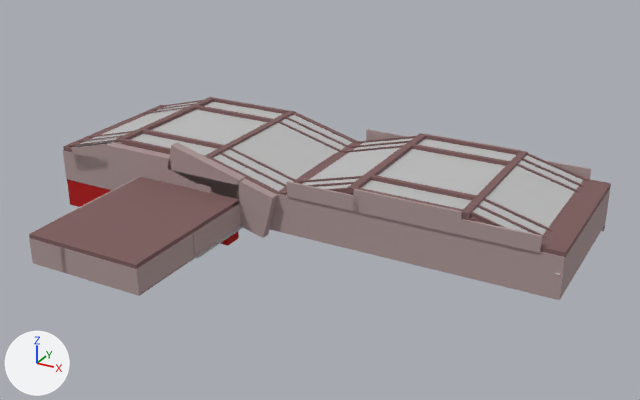
One commit to the glTF model vegas-101/assets/models/vegas_map.glb: the scene before it, then after it.
Before and after are seen from a 50 mm lens placed at (271.0, -893.0, 457.0), pointed at (-191.0, -53.0, 37.0). The lights are fixed; the arrows at lower left show +X, +Y and +Z. The first picture is the older version. Vertices at exactly the same position are counted once.

Names of what the first picture shows: 'Roblox reference geometry'.
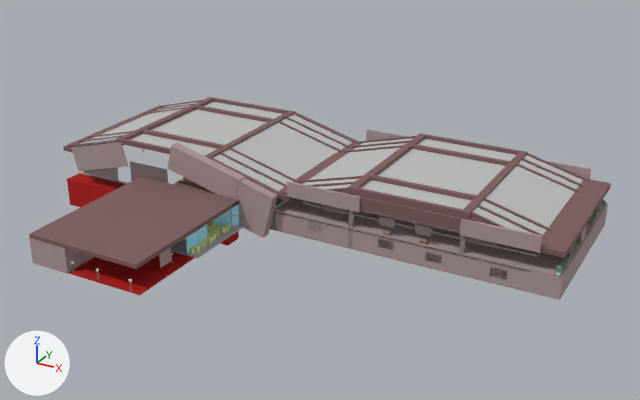
Location of each change, [x1, y1, x2, y2] in pixels of the pictures (640 x 400 px):
part 1 of me_roblox_reference_geometry, deleted: before [159, 104, 610, 300]
part 2 of me_roblox_reference_geometry, cut back: before [38, 134, 610, 296]

The change in detail:
me_roblox_reference_geometry is used by ob_roblox_reference_geometry; location (0.0, 0.0, 0.0).
me_roblox_reference_geometry had 17375 vertices, 27010 faces and spanned x -564.0..105.0, y -284.0..124.0, z -37.0..87.0.
me_roblox_reference_geometry now has 16582 vertices, 25274 faces and spans x -564.0..105.0, y -284.0..124.0, z -37.0..87.0.
me_roblox_reference_geometry part 1: 23 loose pieces with 190 vertices, spanning x -564.0..105.0, y -208.0..122.0, z -12.0..70.0, are deleted.
me_roblox_reference_geometry part 2: 5 vertices moved within x -374.0..-235.0, y -156.0..65.0, z 1.0..46.0; 603 vertices removed from x -564.0..105.0, y -284.0..123.0, z -37.0..75.0.
